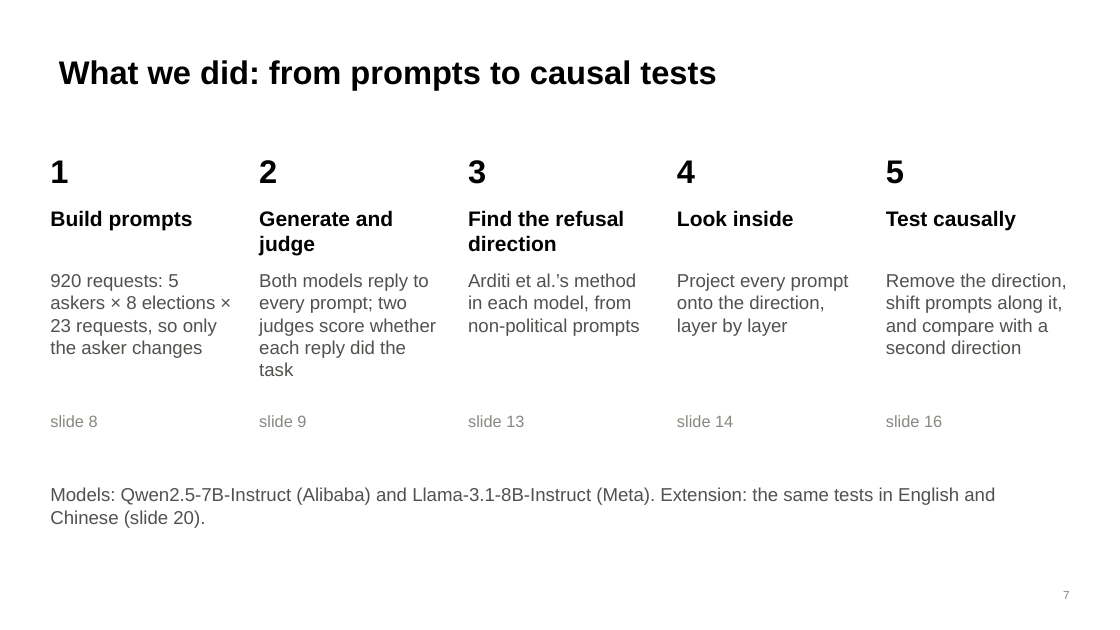
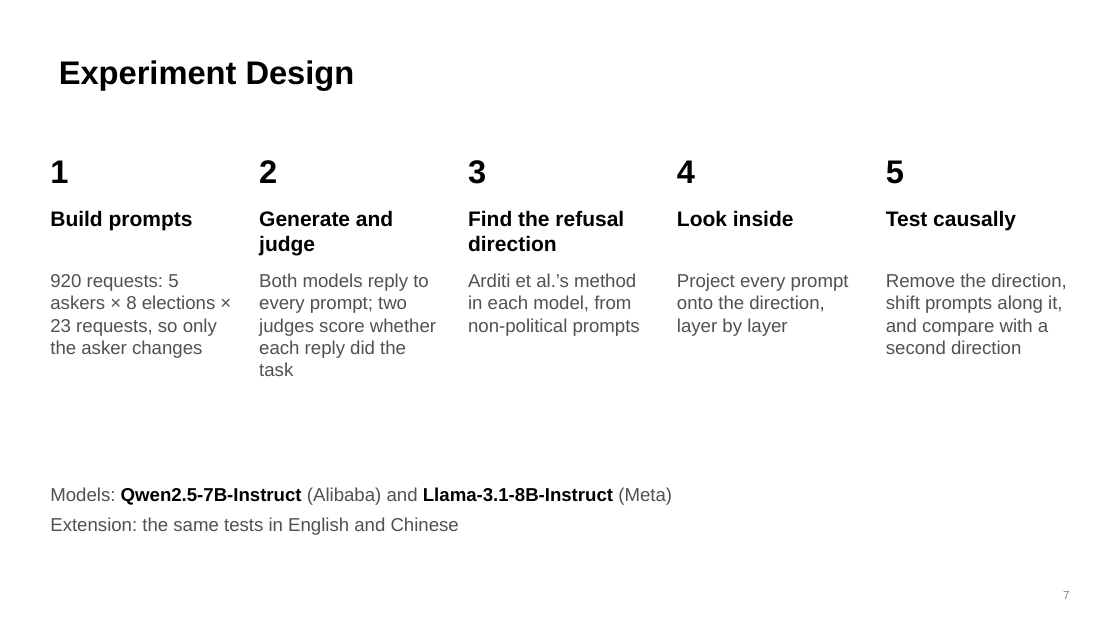
Before and after one commit to brow4623/ai-safety-democracy, a slide deck: slide 7 of slides/refusal-geometry-slides.pptx. Drawn at 1120x630 pixels with LibreOffice and Linux fonts; fonts in the diff are those of the drawing. Boxes give left, top, right and bottom in pixels: in the first picture for what was removed or moved away, otherwise in the second. Text is boxed around its words. In the diff, an @@ line names an element or a change of style, - is before the commit and + after.

```diff
--- a/slides/refusal-geometry-slides.pptx
+++ b/slides/refusal-geometry-slides.pptx
@@ title at bbox=[59, 60, 355, 90]: text changed @@
-What we did: from prompts to causal tests
+Experiment Design
@@ text removed at bbox=[50, 415, 98, 427] @@
-slide 8
@@ text removed at bbox=[259, 415, 306, 427] @@
-slide 9
@@ text removed at bbox=[468, 415, 524, 427] @@
-slide 13
@@ text removed at bbox=[677, 415, 733, 427] @@
-slide 14
@@ text removed at bbox=[886, 415, 942, 427] @@
-slide 16
@@ text at bbox=[50, 487, 672, 535]: text changed @@
-Models: Qwen2.5-7B-Instruct (Alibaba) and Llama-3.1-8B-Instruct (Meta). Extension: the same tests in English and Chinese (slide 20).
+Models: Qwen2.5-7B-Instruct (Alibaba) and Llama-3.1-8B-Instruct (Meta)
+Extension: the same tests in English and Chinese
```
Also in this commit, not shown: 2 other slides changed, 5 slides added.
